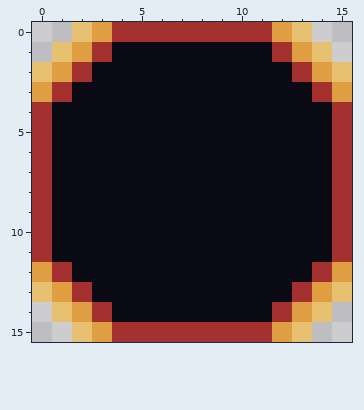
Pixel-art file -- assets/img/ui/dialog_bubble.aseprite. The picture above is the old version.
16x16 pixels, 1 frame.
And afterwards:
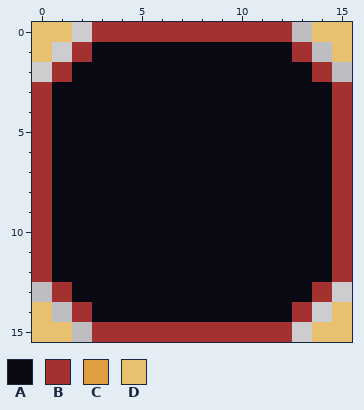
Palette (. is transparent): A #090a14  B #a53030  C #de9e41  D #e8c170
Changes in this commit:
@@ x 0..15 @@
- 0 ..DCBBBBBBBBCD..
- 1 .DCBAAAAAAAABCD.
- 2 DCBAAAAAAAAAABCD
- 3 CBAAAAAAAAAAAABC
+ 0 DD.BBBBBBBBBB.DD
+ 1 D.BAAAAAAAAAAB.D
+ 2 .BAAAAAAAAAAAAB.
+ 3 BAAAAAAAAAAAAAAB
  4 BAAAAAAAAAAAAAAB
@@ x 0..15 @@
 11 BAAAAAAAAAAAAAAB
-12 CBAAAAAAAAAAAABC
-13 DCBAAAAAAAAAABCD
-14 .DCBAAAAAAAABCD.
-15 ..DCBBBBBBBBCD..
+12 BAAAAAAAAAAAAAAB
+13 .BAAAAAAAAAAAAB.
+14 D.BAAAAAAAAAAB.D
+15 DD.BBBBBBBBBB.DD
Pixel boxes of the changes (left, top, right, bottom) in both pictures:
changed: (32, 22, 112, 102)
changed: (272, 22, 352, 102)
changed: (32, 262, 112, 342)
changed: (272, 262, 352, 342)
